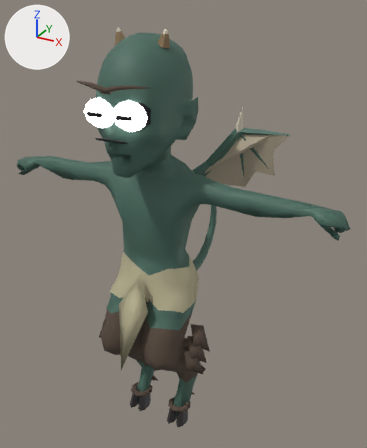
An edit to the glTF model game/assets/genius/forms/demon-princeling.glb, drawn before and after from the same camera.
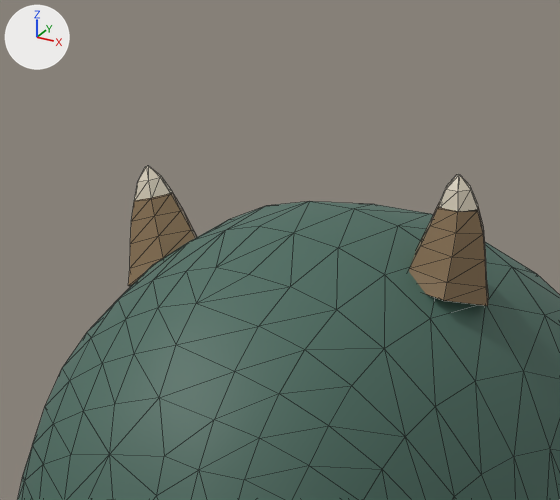
Old and new are each drawn whole from a 50 mm camera at (0.368, -0.597, 0.656) aimed at (0.019, 0.037, 0.339) and again close up on the part from 26% to 49% of the width and 0% to 17% of the height. Arrows for +X, +Y and +Z are at upper left; the lights stay in place. The first two pictures are the older version. The close-ups show mesh edges as thin lines. Vertices at exactly the same position are counted once.

The first close-up shows 'Body'.
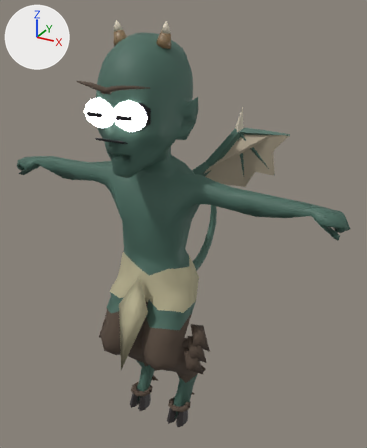
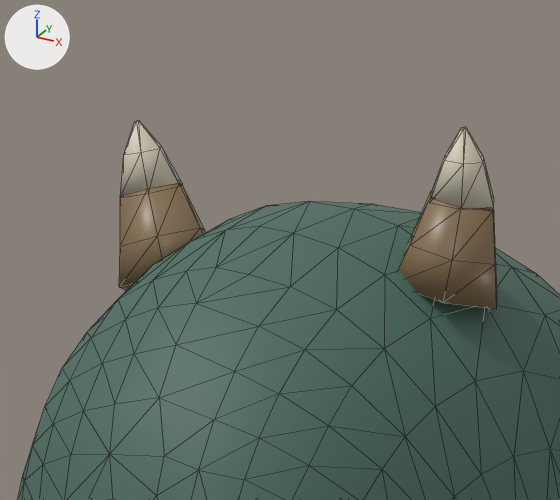
Pixel boxes (x1, y1, x2, y2) of what changed, in the close-ups (560 x 500 px; the box of a moved part takes in the faces that stretch with it):
'Body', reshaped: before (17, 166, 560, 500); after (17, 120, 560, 500)
part 1 of me_body, deleted (pale yellow): before (134, 166, 172, 201)
part 2 of me_body, moved or reshaped: before (128, 174, 489, 306); after (119, 120, 497, 309)
part 3 of me_body, recoloured: before (130, 210, 197, 268); after (431, 128, 494, 209)

Diff of the bpy script that builds the scene:
```diff
--- a/game/assets/genius/forms/demon-princeling.glb.py
+++ b/game/assets/genius/forms/demon-princeling.glb.py
@@ me_body @@
 # used by ob_body; location = (0.0, 0.0, 0.0)
-me_body.from_pydata(...)  # 1638 vertices, 3140 faces; spans x -0.273..0.273, y -0.124..0.068, z 0.0..0.626
+me_body.from_pydata(...)  # 1614 vertices, 3092 faces; spans x -0.273..0.273, y -0.124..0.068, z 0.0..0.634
+# me_body part 1: the loose piece of 18 vertices spanning x -0.038..-0.03, y -0.039..-0.032, z 0.619..0.626 is deleted
+# me_body part 2
+# 18 vertices are removed from x -0.04..0.035, y -0.043..-0.027, z 0.603..0.626
+# 68 faces are deleted
+# 3 vertices in x 0.026..0.039, y -0.041..-0.035, z 0.611..0.614 move by (0.002, 0.0, 0.009)
+# 3 vertices in x 0.029..0.036, y -0.041..-0.029, z 0.612..0.614 move by (0.002, 0.0, 0.008)
+# 54 vertices move from x -0.039..0.04, y -0.043..-0.027, z 0.603..0.624 to x -0.042..0.042, y -0.045..-0.025, z 0.603..0.634
+# 12 vertices are added at x -0.041..-0.028, y -0.041..-0.029, z 0.62..0.623
+# 24 new faces join them, mat_horn_demon (brown #8b7352)
+# 28 new faces join them, mat_bone (pale yellow #dad0bc)
+# me_body part 3: 24 faces spanning x 0.028..0.041, y -0.041..-0.029, z 0.62..0.634 switch from mat_horn_demon (brown #8b7352) to mat_bone (pale yellow #dad0bc)
 me_body.materials.append(mat_hide_demon)
```
